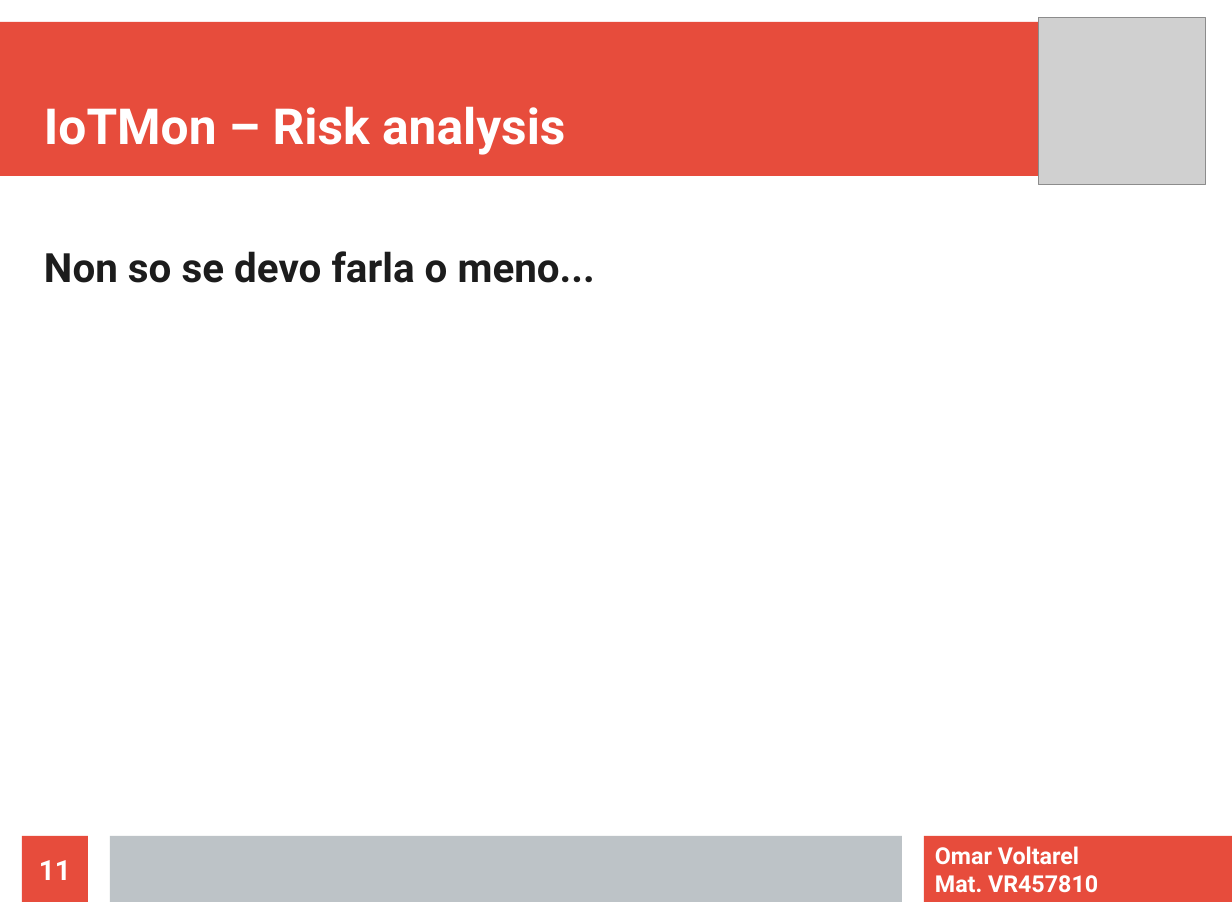
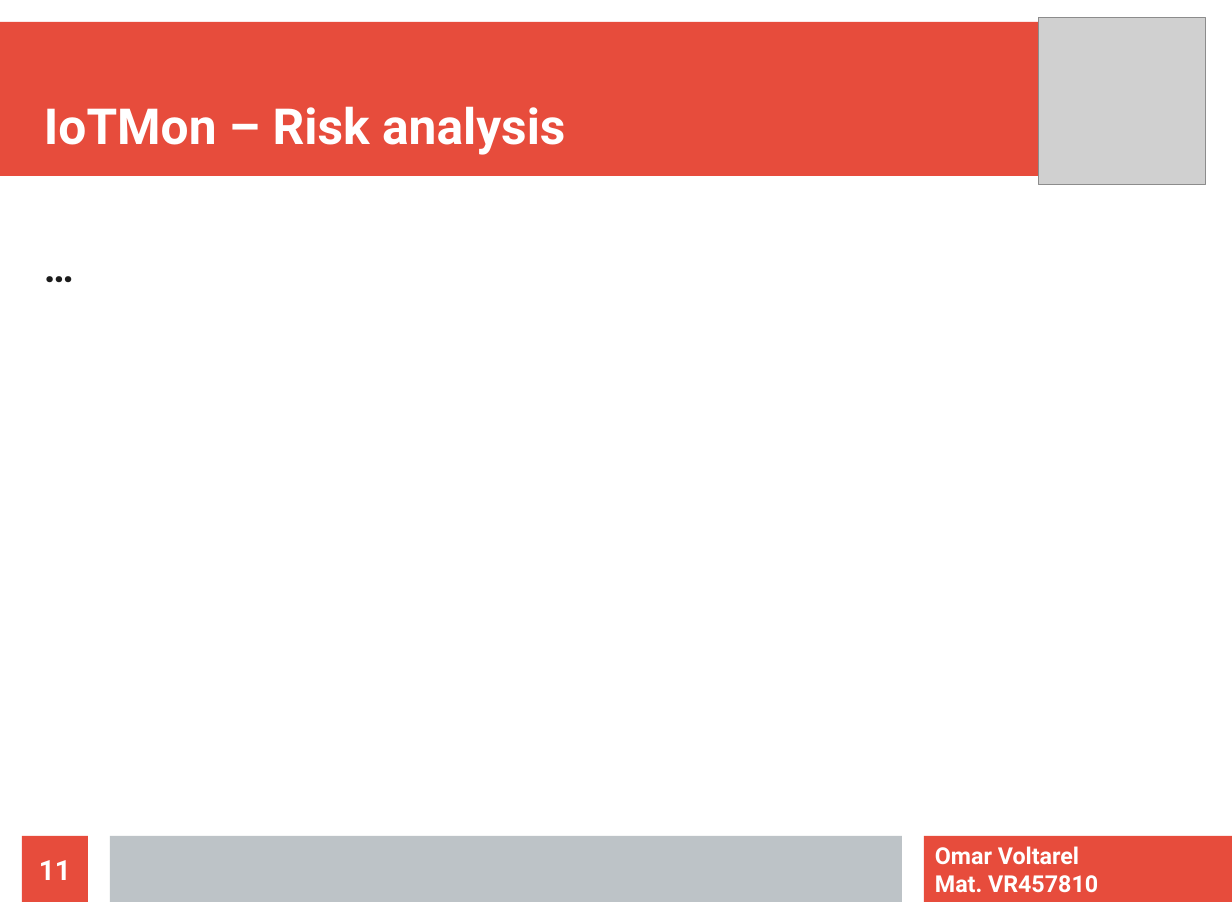
Before and after one commit to vomar18/CCS18_IoTMon_Voltarel, a slide deck: slide 11 of presentazione_IoT_pcontrol.odp. Drawn at 1232x924 pixels with LibreOffice and Linux fonts; fonts in the diff are those of the drawing; grey boxes stand for pictures. Boxes give left, top, right and bottom in pixels: in the first picture for what was removed or moved away, otherwise in the second. Text is boxed around its words. In the diff, an @@ line names an element or a change of style, - is before the commit and + after.

```diff
--- a/presentazione_IoT_pcontrol.odp
+++ b/presentazione_IoT_pcontrol.odp
@@ text at (44,251,595,283): text changed @@
-Non so se devo farla o meno...
+…
```
Also in this commit, not shown: 1 other slide changed.
